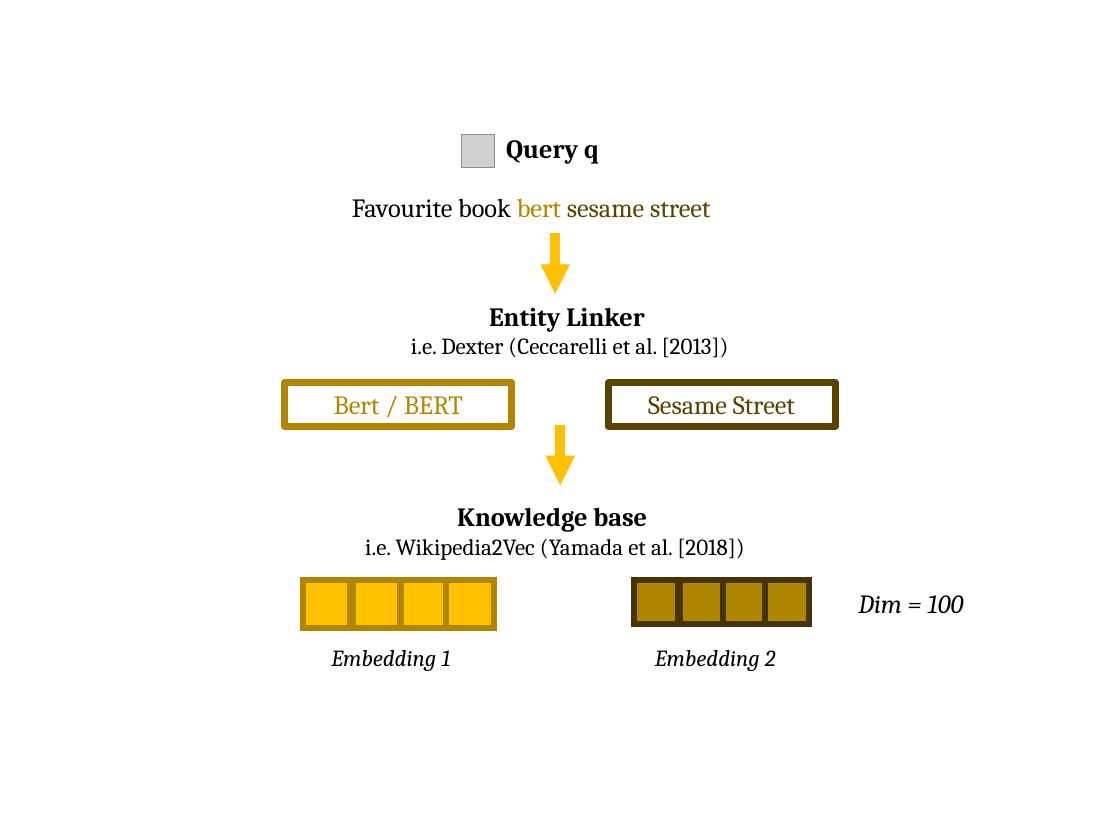
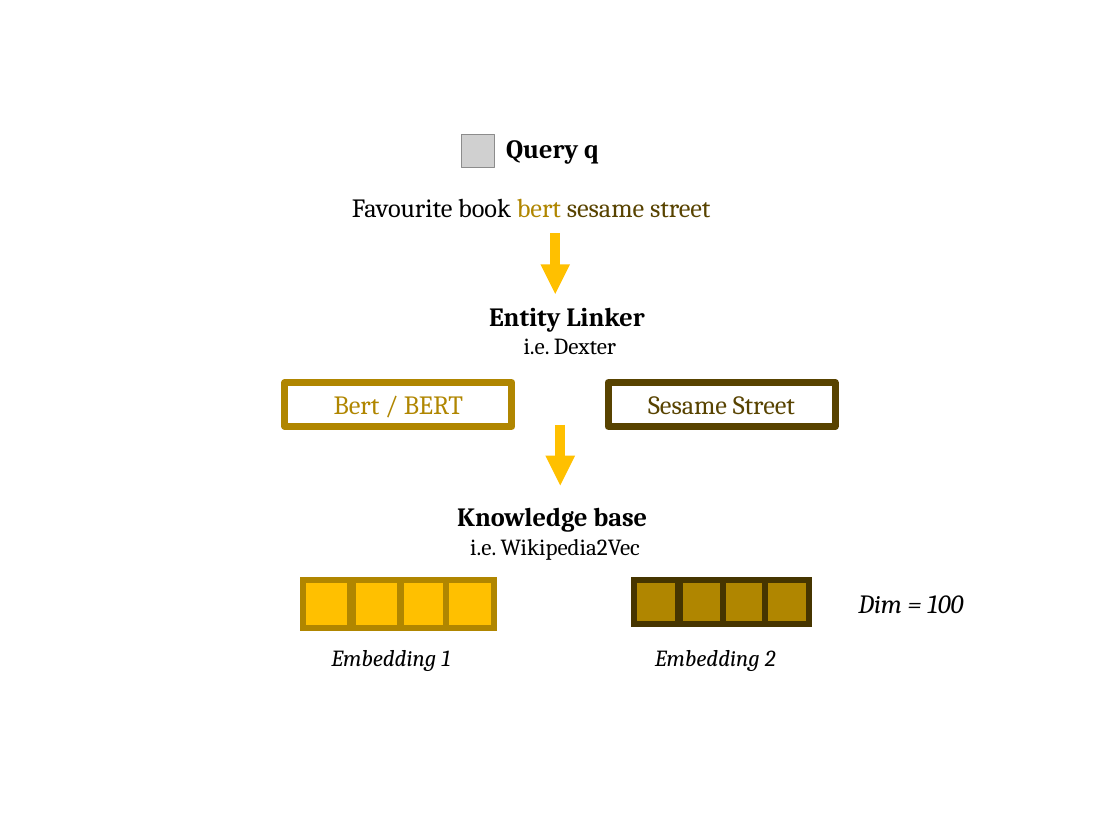
Before and after one commit to gsindlinger/Dense_Retrieval_With_Entities_Seminar, a slide deck: slide 13 of Präsentation.pptx. Drawn at 1120x840 pixels with LibreOffice and Linux fonts; fonts in the diff are those of the drawing; grey boxes stand for pictures. Boxes give left, top, right and bottom in pixels: in the first picture for what was removed or moved away, otherwise in the second. Text is boxed around its words. In the diff, an @@ line names an element or a change of style, - is before the commit and + after.

```diff
--- a/Präsentation.pptx
+++ b/Präsentation.pptx
@@ text at box(524, 338, 616, 355): text changed @@
-i.e. Dexter (Ceccarelli et al. [2013])
+i.e. Dexter
@@ text at box(470, 539, 640, 560): text changed @@
-i.e. Wikipedia2Vec (Yamada et al. [2018])
+i.e. Wikipedia2Vec
```
Also in this commit, not shown: 2 other slides changed, 2 slides added, 10 other files.
